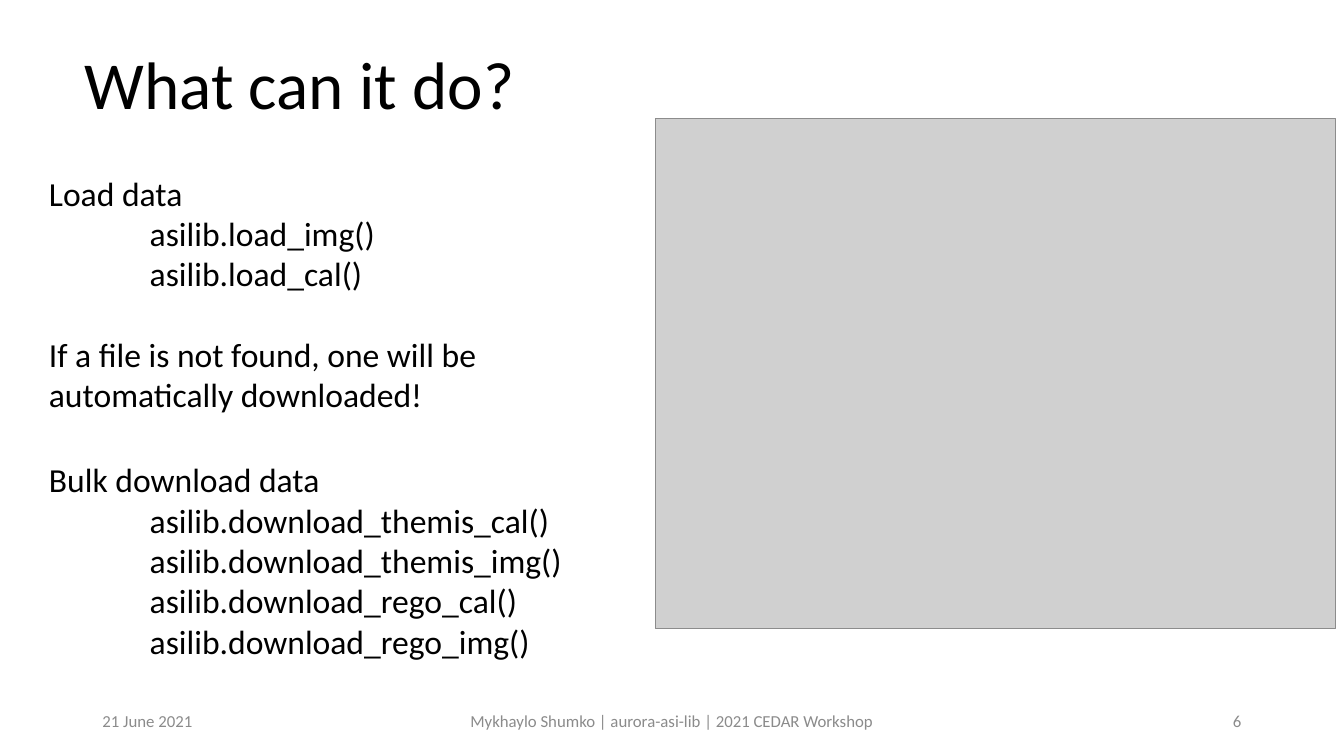
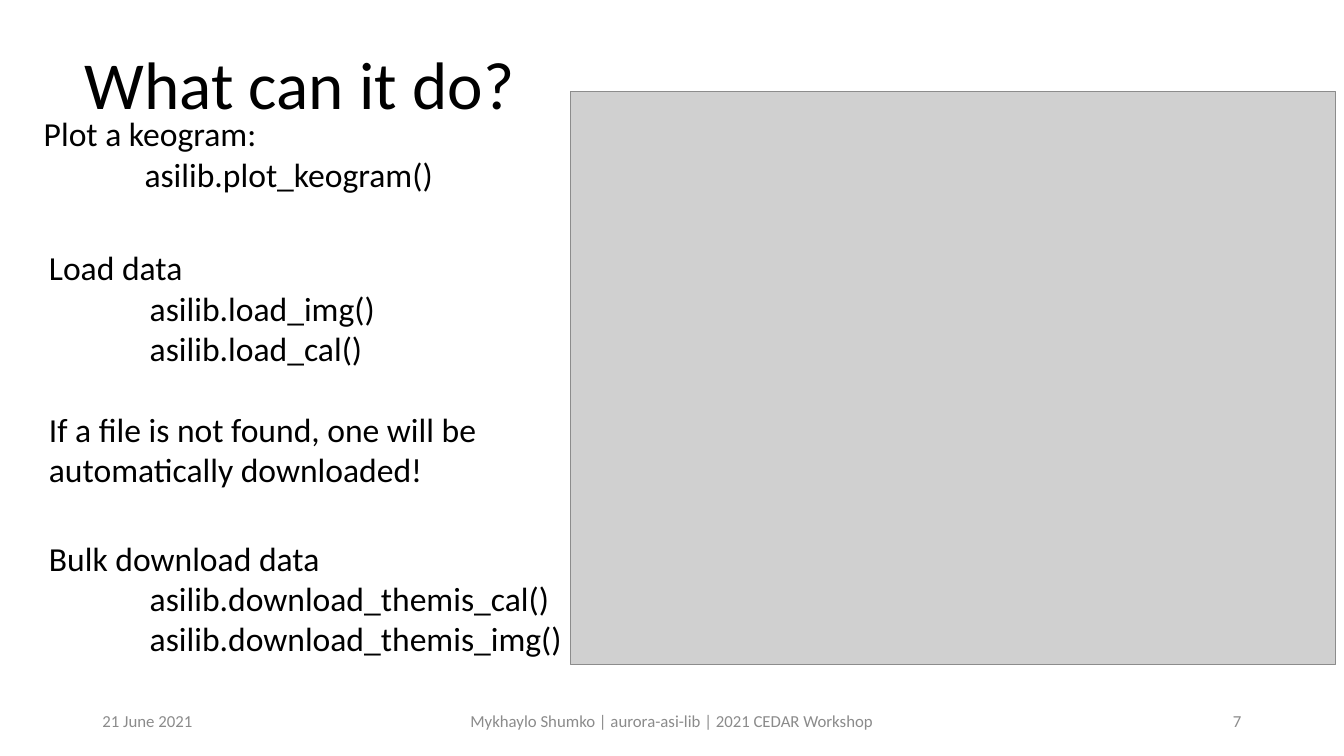
Before and after one commit to mshumko/asilib, a slide deck: slide 7 of presentations/2021_cedar_shumko_asilib.pptx (slide 6 before the commit). Drawn at 1344x756 pixels with LibreOffice and Linux fonts; fonts in the diff are those of the drawing; grey boxes stand for pictures. Boxes give left, top, right and bottom in pixels: in the first picture for what was removed or moved away, otherwise in the second. Text is boxed around its words. In the diff, an @@ line names an element or a change of style, - is before the commit and + after.

```diff
--- a/presentations/2021_cedar_shumko_asilib.pptx
+++ b/presentations/2021_cedar_shumko_asilib.pptx
@@ picture: place and size @@
-picture at bbox=[655, 119, 1336, 629]
+picture at bbox=[571, 91, 1336, 664]
@@ text added at bbox=[44, 122, 433, 193], 24 pt, text #000000 @@
+Plot a keogram:
+asilib.plot_keogram()
@@ text "Load data": place and size @@
-text "Load data" at bbox=[49, 182, 476, 413]
+text "Load data" at bbox=[49, 256, 476, 488]
@@ text "Bulk download data": place and size @@
-text "Bulk download data" at bbox=[49, 468, 562, 660]
+text "Bulk download data" at bbox=[49, 547, 562, 657]
@@ text at bbox=[150, 588, 530, 660]: paragraphs removed @@
-asilib.download_rego_cal()
-asilib.download_rego_img()
@@ page number at bbox=[1233, 716, 1241, 727]: text changed @@
-6
+7
```
Also in this commit, not shown: 4 other slides changed, 2 slides added.
